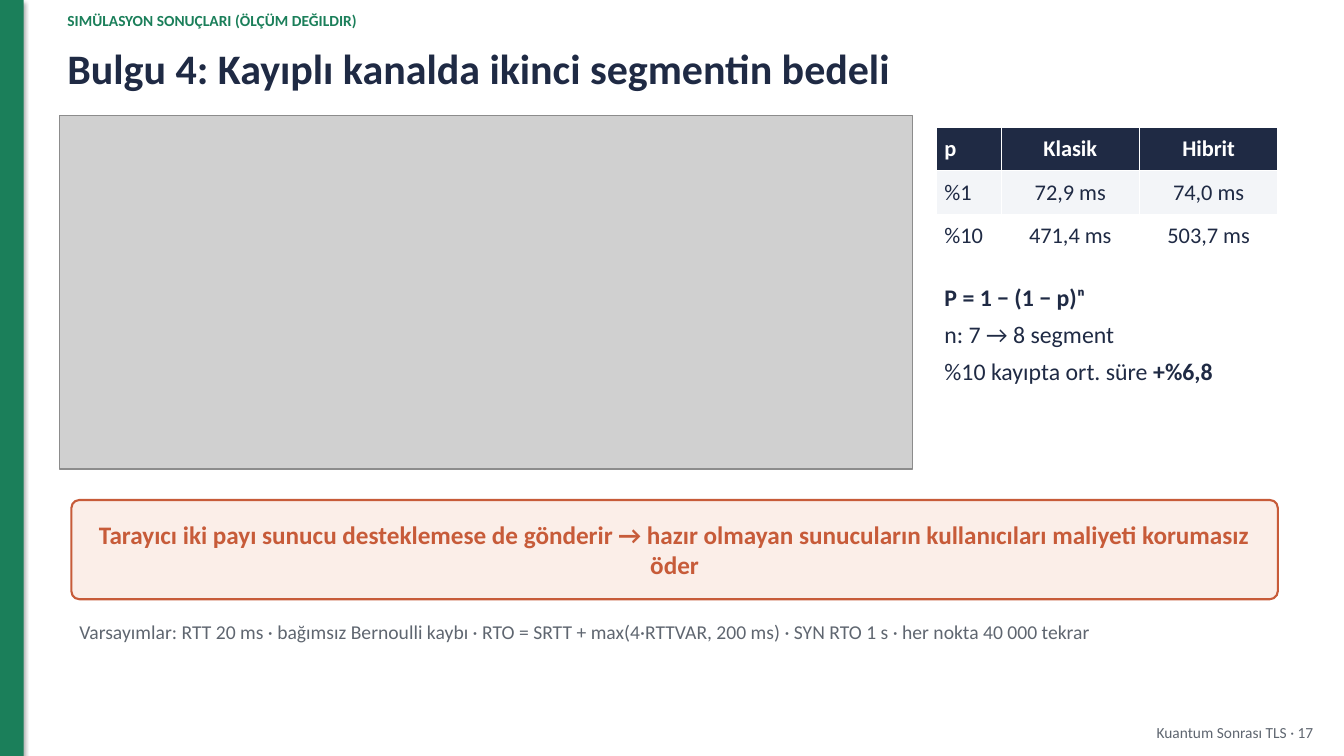
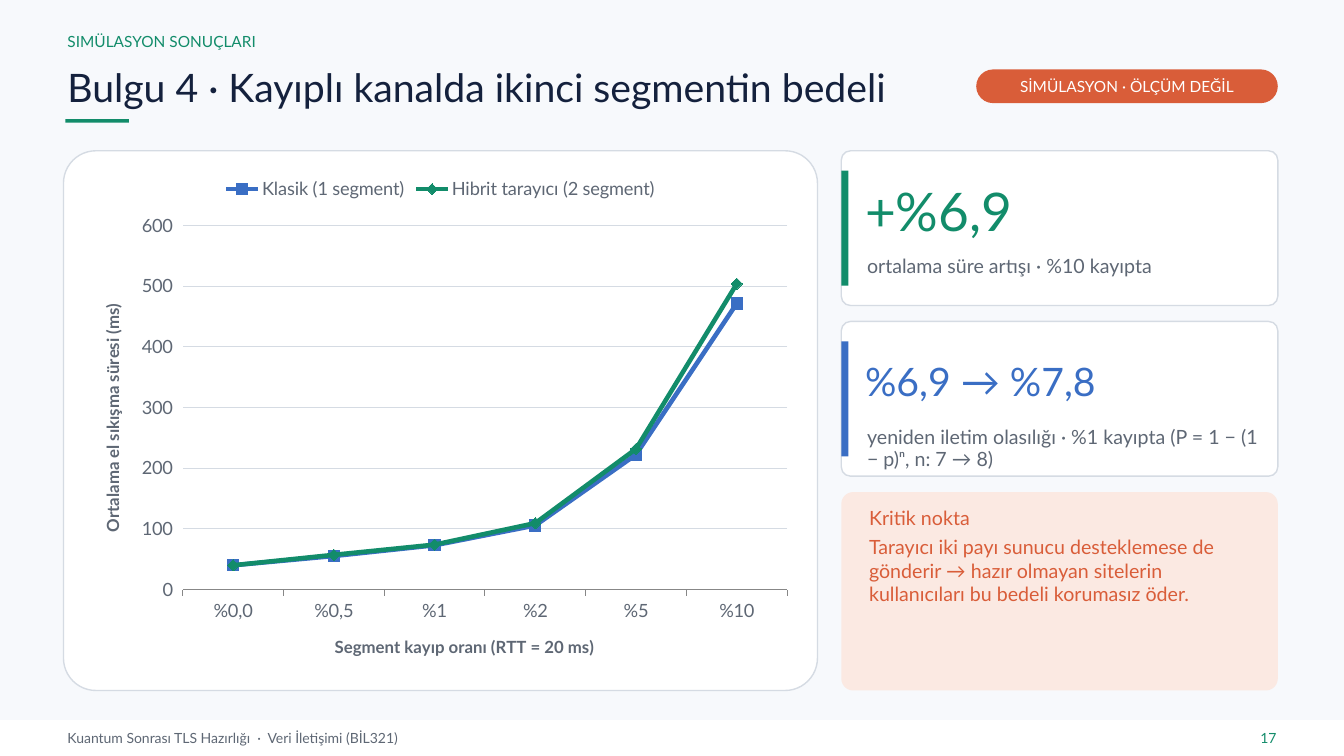
Before and after one commit to yeozyurt/yeozyurt, a slide deck: slide 17 of veri_iletisimi_proje/Rumeysa_Betul_Ozyurt_Veri_Iletisimi_Proje_Sunumu.pptx. Drawn at 1344x756 pixels with LibreOffice and Linux fonts; fonts in the diff are those of the drawing; grey boxes stand for pictures. Boxes give left, top, right and bottom in pixels: in the first picture for what was removed or moved away, otherwise in the second. Text is boxed around its words. In the diff, an @@ line names an element or a change of style, - is before the commit and + after.

```diff
--- a/veri_iletisimi_proje/Rumeysa_Betul_Ozyurt_Veri_Iletisimi_Proje_Sunumu.pptx
+++ b/veri_iletisimi_proje/Rumeysa_Betul_Ozyurt_Veri_Iletisimi_Proje_Sunumu.pptx
@@ background #FFFFFF to #F7F9FC @@
@@ rectangle removed at (0,0,24,756) @@
@@ text at (67,33,256,50): text changed; font Calibri to Lato; text colour #1B7F5A to #128C6A; bold off @@
-SIMÜLASYON SONUÇLARI (ÖLÇÜM DEĞILDIR)
+SIMÜLASYON SONUÇLARI
@@ text at (67,73,886,109): text changed; size 30 to 28 pt; font Calibri to Lato; text colour #1F2A44 to #14213D; bold off @@
-Bulgu 4: Kayıplı kanalda ikinci segmentin bedeli
+Bulgu 4 · Kayıplı kanalda ikinci segmentin bedeli
@@ rounded rectangle added at (977,70,1278,103), fill #D95D39 @@
@@ text added at (1020,78,1234,95), 11 pt, text #FFFFFF @@
+SİMÜLASYON · ÖLÇÜM DEĞİL
@@ picture removed at (59,115,912,469) @@
@@ rectangle added at (66,119,129,123), fill #128C6A @@
@@ table removed at (937,127,1277,258), 3 rows, 3 columns @@
-p | Klasik | Hibrit
-%1 | 72,9 ms | 74,0 ms
-%10 | 471,4 ms | 503,7 ms
@@ rounded rectangle added at (64,151,818,691), fill #FFFFFF, outline #D5DBE3 1 pt @@
@@ line chart added at (80,166,803,679) @@
+categories: %0,0, %0,5, %1, %2, %5, %10
+Klasik (1 segment): 40, 60, 70, 110, 220, 470
+Hibrit tarayıcı (2 segment): 40, 60, 70, 110, 230, 500
@@ rounded rectangle added at (842,151,1278,307), fill #FFFFFF, outline #D5DBE3 1 pt @@
@@ rectangle added at (842,170,849,285), fill #128C6A @@
@@ text added at (865,192,1012,238), 38 pt, text #128C6A @@
++%6,9
@@ text added at (867,258,1152,277), 14 pt, text #5E6774 @@
+ortalama süre artışı · %10 kayıpta
@@ rounded rectangle added at (842,322,1278,477), fill #FFFFFF, outline #D5DBE3 1 pt @@
@@ rectangle added at (842,342,849,457), fill #3A6EC4 @@
@@ text added at (865,367,1096,401), 28 pt, text #3A6EC4 @@
+%6,9 → %7,8
@@ text at (867,429,1258,470): text changed; size 17 to 14 pt; font Calibri to Lato; text colour #1F2A44 to #5E6774 @@
-P = 1 − (1 − p)ⁿ
-n: 7 → 8 segment
-%10 kayıpta ort. süre +%6,8
+yeniden iletim olasılığı · %1 kayıpta (P = 1 − (1 − p)ⁿ, n: 7 → 8)
@@ rounded rectangle removed at (72,500,1278,599) @@
@@ rounded rectangle added at (842,492,1278,691), fill #FBE9E2 @@
@@ text "Kritik nokta" at (869,510,1214,601): vertical alignment middle to top @@
@@ text at (869,510,1214,601): text changed; size 18 to 14 pt; font Calibri to Lato; text colour #C75B39 to #D95D39; bold off @@
-Tarayıcı iki payı sunucu desteklemese de gönderir → hazır olmayan sunucuların kullanıcıları maliyeti korumasız öder
+Kritik nokta
+Tarayıcı iki payı sunucu desteklemese de gönderir → hazır olmayan sitelerin kullanıcıları bu bedeli korumasız öder.
@@ text removed at (79,625,1090,643) @@
-Varsayımlar: RTT 20 ms · bağımsız Bernoulli kaybı · RTO = SRTT + max(4·RTTVAR, 200 ms) · SYN RTO 1 s · her nokta 40 000 tekrar
@@ rectangle added at (0,721,1344,756), fill #FFFFFF @@
@@ text added at (67,731,398,746), 10 pt, text #5E6774 @@
+Kuantum Sonrası TLS Hazırlığı · Veri İletişimi (BİL321)
@@ text removed at (1157,728,1314,738) @@
-Kuantum Sonrası TLS · 17
@@ text added at (1260,733,1276,743), 10 pt, text #128C6A @@
+17
```
Also in this commit, not shown: 16 other slides changed, 5 slides added, 5 slides removed, 4 other files.
